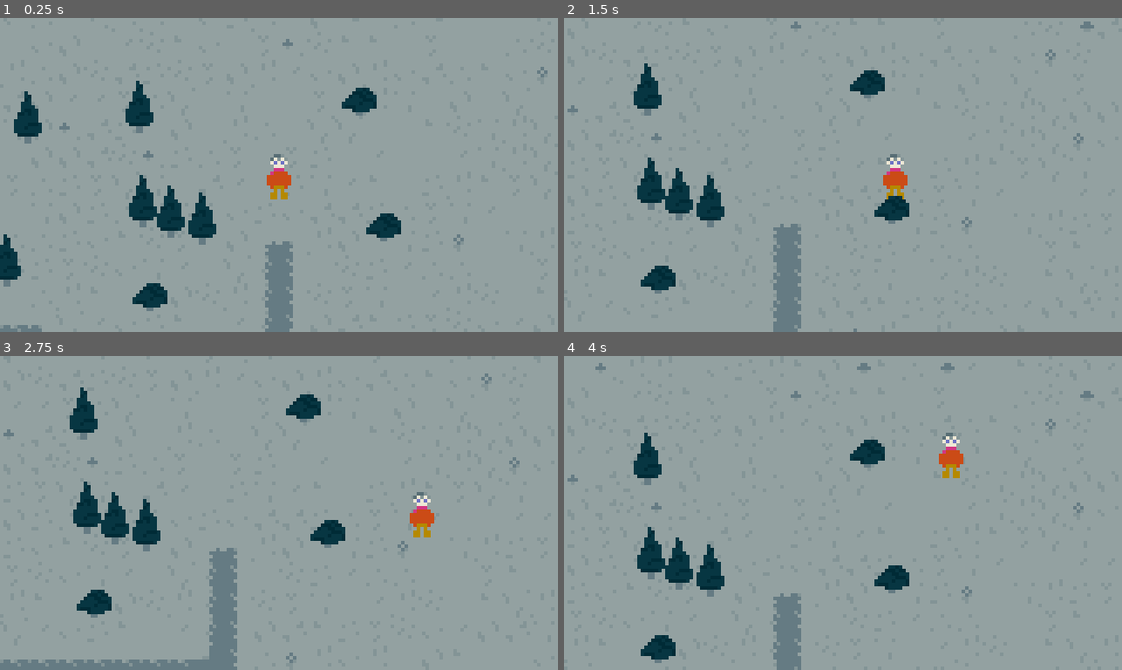
Above: before the commit, frames 1-4 (two rows, left to right).
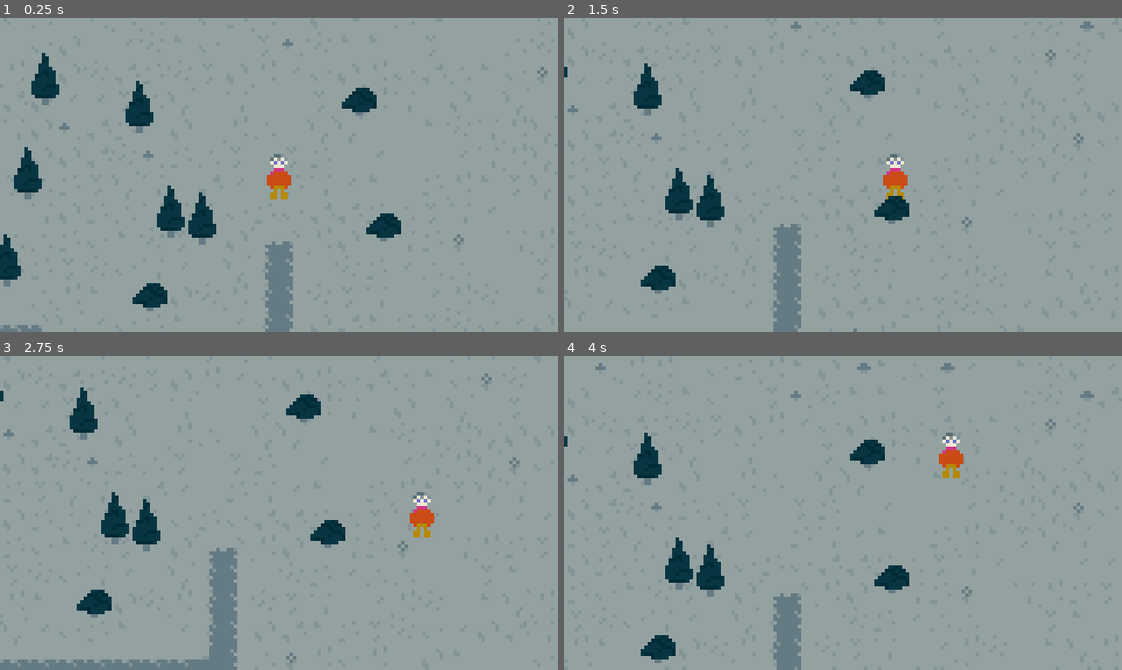
Above: after the commit, the same moments.

Repository: IdeallyGrey/Scale
Game: Godot game, scene res://levels/world.tscn
The game is run twice, just before and just after one commit, with the same random seed, the same clock (stepped at 60 frames per second) and the same inputs. Before the commit the project starts from res://world.tscn.
Inputs:
- Up to frame 1 (0.25 s): no input
- Up to frame 2 (1.5 s): tap Enter at 0.5 s; hold D (move_right) 0.53-1.28 s; hold S (move_down) from 1.28 s (still down)
- Up to frame 3 (2.75 s): tap Space at 2 s; release S (move_down) at 2.03 s; hold D (move_right) from 2.03 s (still down)
- Up to frame 4 (4 s): release D (move_right) at 2.78 s; hold W (move_up) 2.78-3.53 s; hold A (move_left) from 3.53 s (still down)

The runs differ from the first frame. In frame 1, 1.9% of the frame differs, in the area x 2-29%, y 11-67%; in frame 2, 0.5%; in frame 3, 0.5%; in frame 4, 0.5%.

Commit message:
Door start

Diff:
--- a/world.tscn
+++ b/levels/world.tscn
@@ -1,14 +1,15 @@
-[gd_scene load_steps=8 format=3 uid="uid://tke43ywpvcwc"]
-
-[ext_resource type="Texture2D" uid="uid://xkpmvqbmn02k" path="res://assets/tile-sets/outdoors.png" id="1_ysi7g"]
-[ext_resource type="PackedScene" uid="uid://cu1438nm638j2" path="res://bodies/characters/player.tscn" id="2_0x8v0"]
-[ext_resource type="PackedScene" uid="uid://q4qjcj7sppsa" path="res://PlayerCamera.tscn" id="4_8gv3w"]
-[ext_resource type="PackedScene" uid="uid://bivx4iv7s5ads" path="res://bodies/enviroment/tree1.tscn" id="5_nahix"]
-[ext_resource type="PackedScene" uid="uid://cwg40dpsmfkuv" path="res://bodies/enviroment/bush1.tscn" id="5_rlni8"]
+[gd_scene load_steps=9 format=3 uid="uid://tke43ywpvcwc"]
+
+[ext_resource type="Texture2D" uid="uid://xkpmvqbmn02k" path="res://assets/tile-sets/outdoors.png" id="1_pds23"]
+[ext_resource type="PackedScene" uid="uid://cu1438nm638j2" path="res://bodies/characters/player.tscn" id="2_ff7lr"]
+[ext_resource type="PackedScene" uid="uid://q4qjcj7sppsa" path="res://system/camera.tscn" id="3_icmhc"]
+[ext_resource type="PackedScene" uid="uid://bivx4iv7s5ads" path="res://bodies/enviroment/tree1.tscn" id="4_o0ox4"]
+[ext_resource type="PackedScene" uid="uid://cwg40dpsmfkuv" path="res://bodies/enviroment/bush1.tscn" id="5_tosnf"]
+[ext_resource type="PackedScene" uid="uid://7h5odvluk0lb" path="res://system/door.tscn" id="6_mxw68"]
 
 [sub_resource type="TileSetAtlasSource" id="TileSetAtlasSource_quax4"]
 resource_name = "outdoors"
-texture = ExtResource("1_ysi7g")
+texture = ExtResource("1_pds23")
 texture_region_size = Vector2i(8, 8)
 0:0/0 = 0
 1:0/0 = 0
@@ -167,10 +168,10 @@
 [node name="ySort" type="Node2D" parent="."]
 y_sort_enabled = true
 
-[node name="Character" parent="ySort" instance=ExtResource("2_0x8v0")]
+[node name="Character" parent="ySort" instance=ExtResource("2_ff7lr")]
 position = Vector2(104, 25)
 
-[node name="PlayerCamera" parent="ySort/Character" instance=ExtResource("4_8gv3w")]
+[node name="PlayerCamera" parent="ySort/Character" instance=ExtResource("3_icmhc")]
 
 [node name="TopLeft" parent="ySort/Character/PlayerCamera/Limits" index="0"]
 position = Vector2(-32, -24)
@@ -178,37 +179,40 @@
 [node name="BottomRight" parent="ySort/Character/PlayerCamera/Limits" index="1"]
 position = Vector2(200, 120)
 
-[node name="tree1" parent="ySort" instance=ExtResource("5_nahix")]
-position = Vector2(65, 32)
-
-[node name="tree2" parent="ySort" instance=ExtResource("5_nahix")]
+[node name="tree1" parent="ySort" instance=ExtResource("4_o0ox4")]
+position = Vector2(32, 24)
+
+[node name="tree2" parent="ySort" instance=ExtResource("4_o0ox4")]
 position = Vector2(26, 49)
 
-[node name="tree3" parent="ySort" instance=ExtResource("5_nahix")]
-position = Vector2(32, 8)
-
-[node name="tree4" parent="ySort" instance=ExtResource("5_nahix")]
+[node name="tree3" parent="ySort" instance=ExtResource("4_o0ox4")]
+position = Vector2(37, -3)
+
+[node name="tree4" parent="ySort" instance=ExtResource("4_o0ox4")]
 position = Vector2(-4, 50)
 
-[node name="tree5" parent="ySort" instance=ExtResource("5_nahix")]
+[node name="tree5" parent="ySort" instance=ExtResource("4_o0ox4")]
 position = Vector2(73, 35)
 
-[node name="tree6" parent="ySort" instance=ExtResource("5_nahix")]
+[node name="tree6" parent="ySort" instance=ExtResource("4_o0ox4")]
 position = Vector2(-4, 22)
 
-[node name="tree7" parent="ySort" instance=ExtResource("5_nahix")]
+[node name="tree7" parent="ySort" instance=ExtResource("4_o0ox4")]
 position = Vector2(82, 37)
 
-[node name="tree8" parent="ySort" instance=ExtResource("5_nahix")]
+[node name="tree8" parent="ySort" instance=ExtResource("4_o0ox4")]
 position = Vector2(64, 5)
 
-[node name="bush1" parent="ySort" instance=ExtResource("5_rlni8")]
+[node name="bush1" parent="ySort" instance=ExtResource("5_tosnf")]
 position = Vector2(67, 60)
 
-[node name="bush2" parent="ySort" instance=ExtResource("5_rlni8")]
+[node name="bush2" parent="ySort" instance=ExtResource("5_tosnf")]
 position = Vector2(134, 40)
 
-[node name="bush3" parent="ySort" instance=ExtResource("5_rlni8")]
+[node name="bush3" parent="ySort" instance=ExtResource("5_tosnf")]
 position = Vector2(127, 4)
 
+[node name="door" parent="." instance=ExtResource("6_mxw68")]
+scale = Vector2(-0.666667, 1.27273)
+
 [editable path="ySort/Character/PlayerCamera"]
--- a/project.godot
+++ b/project.godot
@@ -11,8 +11,9 @@
 [application]
 
 config/name="Scale"
-run/main_scene="res://world.tscn"
+run/main_scene="res://levels/world.tscn"
 config/features=PackedStringArray("4.1", "GL Compatibility")
+boot_splash/bg_color=Color(0.141176, 0.141176, 0.141176, 1)
 
 [display]
 
--- a/PlayerCamera.tscn
+++ b/system/camera.tscn
@@ -1,6 +1,6 @@
 [gd_scene load_steps=2 format=3 uid="uid://q4qjcj7sppsa"]
 
-[ext_resource type="Script" path="res://PlayerCamera.gd" id="1_3l6j4"]
+[ext_resource type="Script" path="res://system/camera.gd" id="1_3l6j4"]
 
 [node name="PlayerCamera" type="Camera2D"]
 script = ExtResource("1_3l6j4")
--- /dev/null
+++ b/system/door.gd
@@ -0,0 +1,12 @@
+extends Area2D
+
+#@export_file var path_to_scene
+
+
+#func _ready():
+#	var next_scene = load(path_to_scene)
+
+
+func _process(delta):
+	if has_overlapping_bodies():
+		print("I'm touched!")
--- /dev/null
+++ b/system/door.tscn
@@ -0,0 +1,11 @@
+[gd_scene load_steps=3 format=3 uid="uid://7h5odvluk0lb"]
+
+[ext_resource type="Script" path="res://system/door.gd" id="1_k3dqq"]
+
+[sub_resource type="RectangleShape2D" id="RectangleShape2D_2mfva"]
+
+[node name="door" type="Area2D"]
+script = ExtResource("1_k3dqq")
+
+[node name="CollisionShape2D" type="CollisionShape2D" parent="."]
+shape = SubResource("RectangleShape2D_2mfva")
Binary file changed: assets/tile-sets/outdoors.png
Renamed: PlayerCamera.gd -> system/camera.gd
